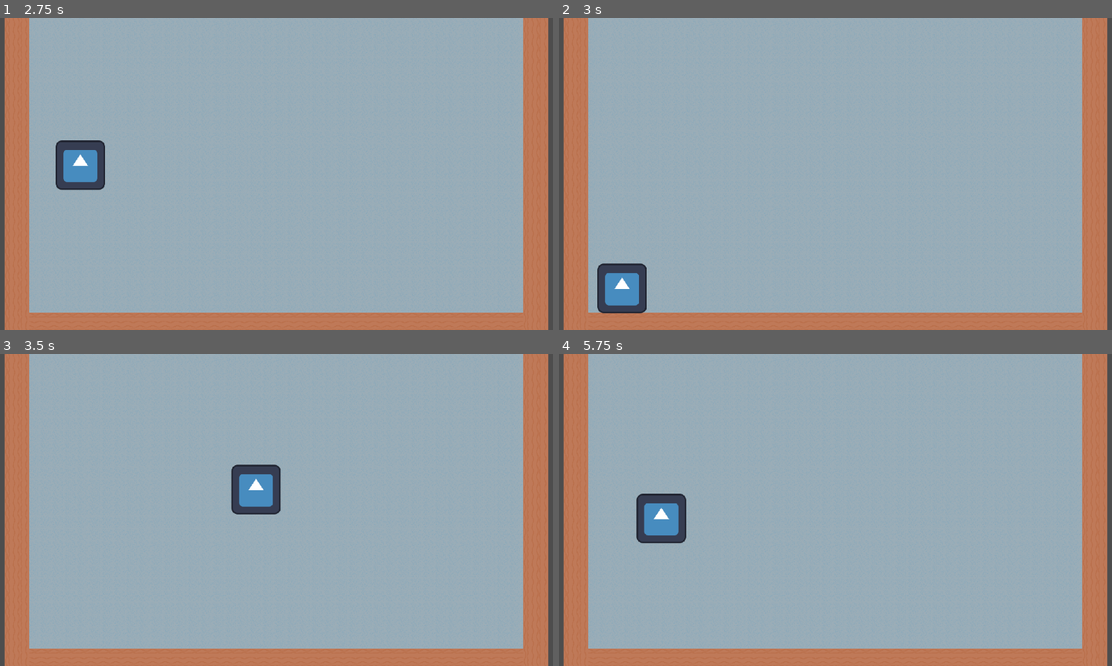
Above: before the commit, frames 1-4 (two rows, left to right).
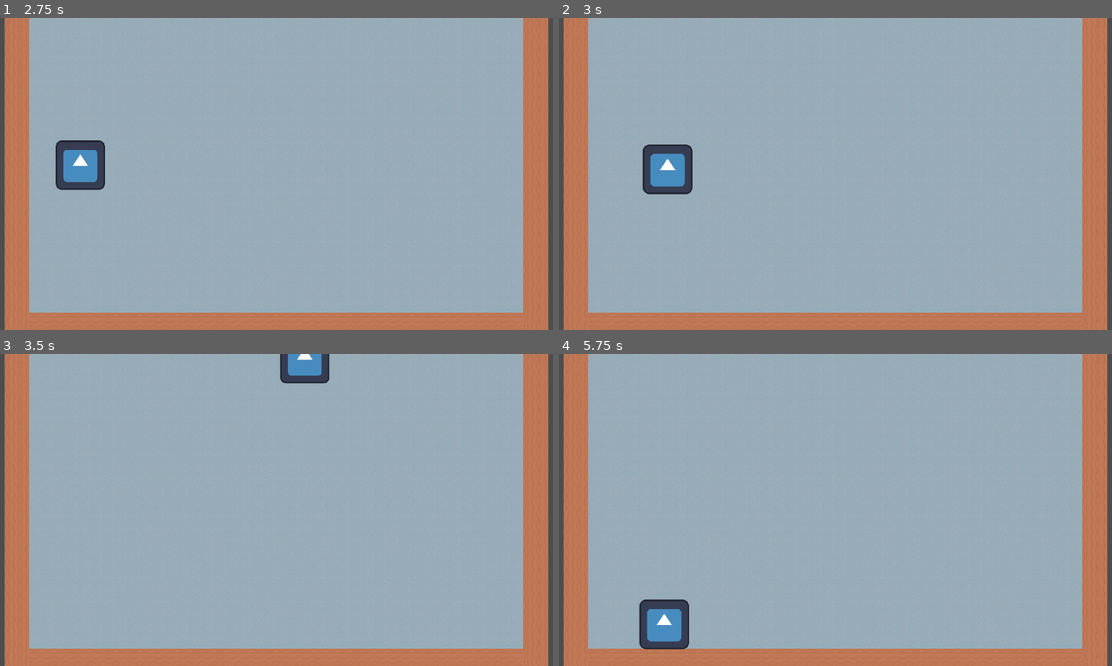
Above: after the commit, the same moments.

Repository: deruitda/ludum-dare-56
Game: Godot game, scene res://andrew_scene.tscn
Two runs of this game, one before a commit and one after it. Both use one fixed random seed, a clock stepped at 60 frames per second and the inputs below. The engine's default icon, where the game draws it, is replaced by a stand-in: a white triangle on a blue panel in a dark square.
Inputs:
- Up to frame 1 (2.75 s): hold D (move_right) 0.53-2.03 s; tap Space (jump) at 0.6, 0.77, 1.07, 1.35, 1.52, 1.82, 2.1 s; hold A (move_left) from 2.03 s (still down)
- Up to frame 2 (3 s): release A (move_left) at 2.78 s; hold D (move_right) from 2.78 s (still down); tap Space (jump) at 2.85 s
- Up to frame 3 (3.5 s): keep holding D (move_right); tap Space (jump) at 3.02, 3.32 s
- Up to frame 4 (5.75 s): tap Space (jump) at 3.6, 3.77, 4.07, 4.35, 4.52, 4.82, 5.1 s; release D (move_right) at 4.28 s; hold A (move_left) 4.28-5.03 s; hold D (move_right) from 5.03 s (still down)

Frame 1 is identical in both runs. In frame 2, 2.8% of the frame differs, in the area x 6-25%, y 40-95%; in frame 3, 2.3%; in frame 4, 2.9%, in the area x 13-24%, y 44-95%.

Commit message:
some nice smoothness

Diff:
--- a/scenes/player/player.gd
+++ b/scenes/player/player.gd
@@ -1,21 +1,24 @@
 extends CharacterBody2D
 
+@export var gravity: float = 2000.0
 @export var max_speed: float = 1000.0
 @export var acceleration: float = 600.0
+
 @export var jump_velocity: float = 1200.0
-@export var gravity: float = 2000.0
 @export var wall_jump_velocity: float = 1500.0
+
 @export var wall_slide_speed: float = 50.0
+
 @export var air_resistance: float = 300.0
+@export var wall_grace_period: float = 0.2
 
 @onready var is_floor_jumping: bool = false
 @onready var is_wall_jumping: bool = false
 @onready var is_wall_sliding: bool = false
 
-
-
 @onready var direction_input: float = 0.0
 
+@onready var wall_grace_timer = 0.0  # Timer for wall grace period
 
 func _physics_process(delta: float) -> void:
 	# Apply gravity if the player is not on the floor.
@@ -23,6 +26,13 @@
 		velocity.y += gravity * delta
 
 	direction_input = Input.get_axis("move_left", "move_right")
+
+	 # Update wall grace timer
+	if is_on_wall():
+		wall_grace_timer = 0.0  # Reset the timer if on the wall
+	else:
+		wall_grace_timer += delta
+
 	set_is_jumping_inputs()
 	set_is_wall_sliding_input()
 
@@ -69,12 +79,14 @@
 
 
 
+
+
 func set_is_jumping_inputs() -> void:
 	if Input.is_action_just_pressed("jump"):
 		if is_on_floor():
 			is_floor_jumping = true
 
-		elif is_on_wall():
+		elif is_on_wall() or wall_grace_timer <= wall_grace_period:
 			is_wall_jumping = true
 	else:
 		is_floor_jumping = false
